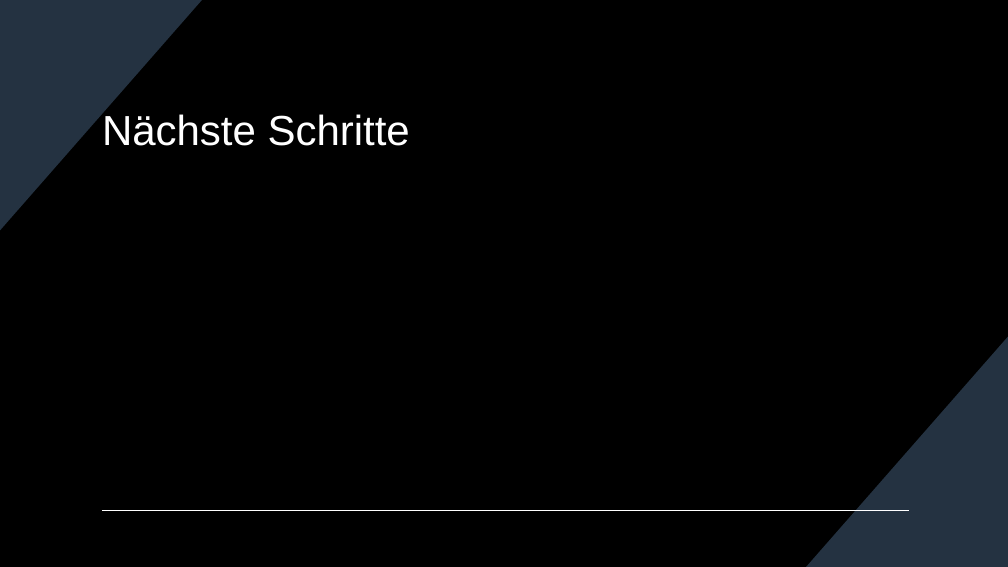
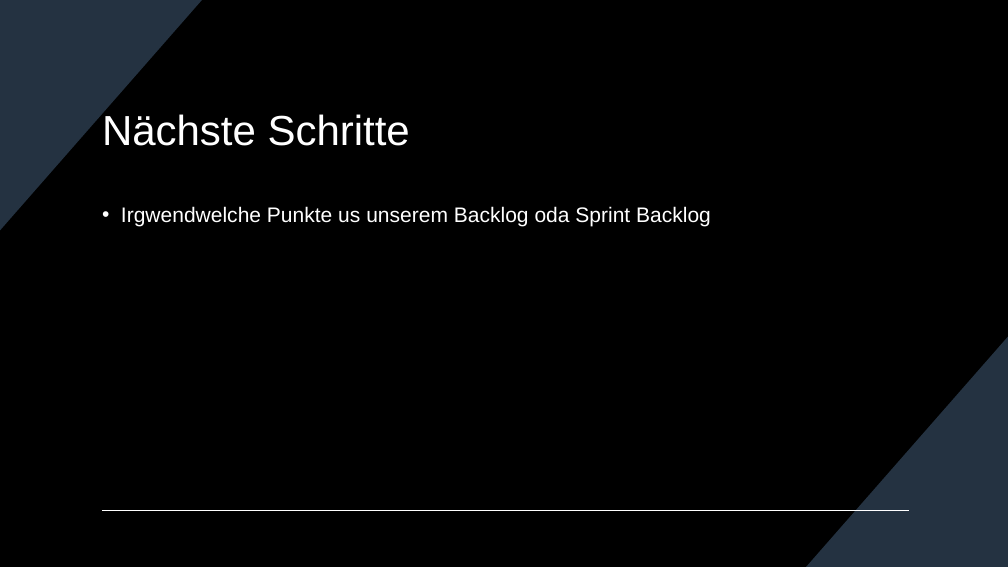
Before and after one commit to AaloFanaa/htldo5_swp, a slide deck: slide 8 of ScreenTale/Projektmanagement/Zwischenpräsentation_14_12_2023.pptx. Drawn at 1008x567 pixels with LibreOffice and Linux fonts; fonts in the diff are those of the drawing. Boxes give left, top, right and bottom in pixels: in the first picture for what was removed or moved away, otherwise in the second. Text is boxed around its words. In the diff, an @@ line names an element or a change of style, - is before the commit and + after.

```diff
--- a/ScreenTale/Projektmanagement/Zwischenpräsentation_14_12_2023.pptx
+++ b/ScreenTale/Projektmanagement/Zwischenpräsentation_14_12_2023.pptx
@@ text added at box(121, 206, 711, 227), 20 pt, text #FFFFFF @@
+• Irgwendwelche Punkte us unserem Backlog oda Sprint Backlog
```
Also in this commit, not shown: 6 other slides changed.
